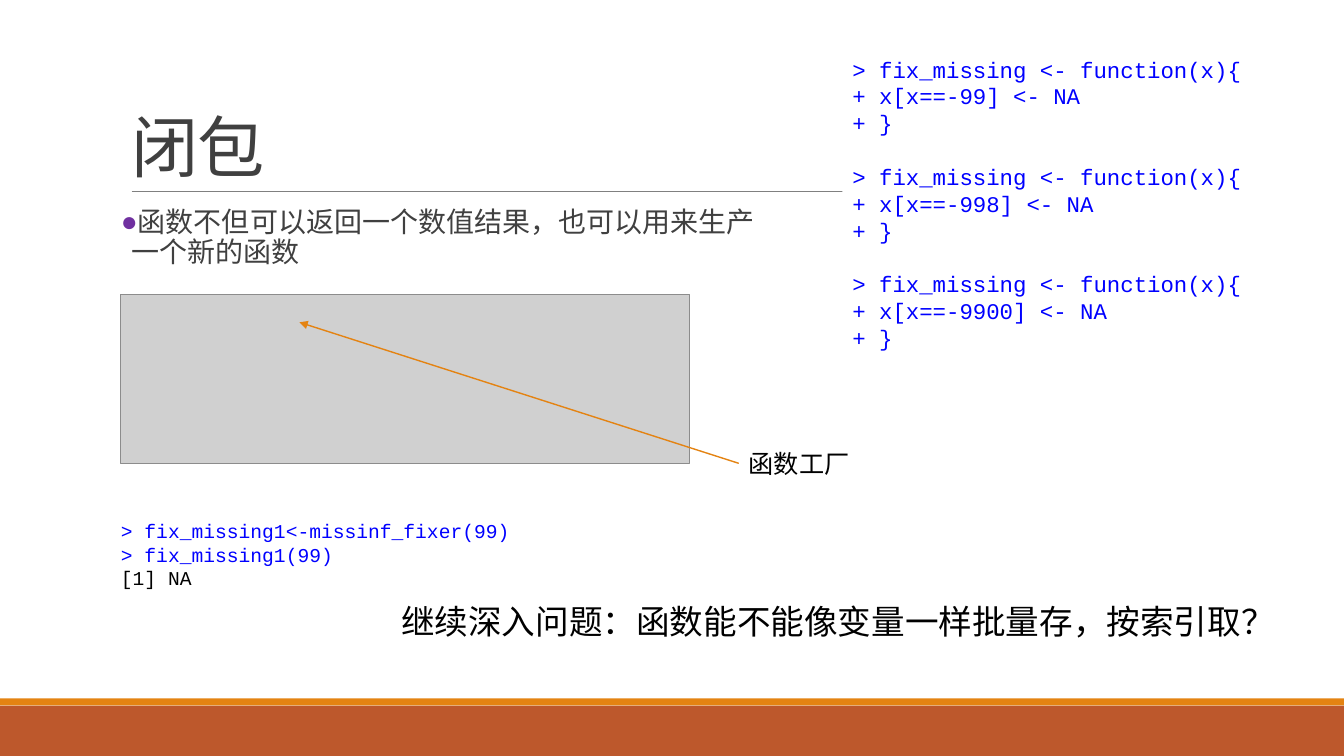
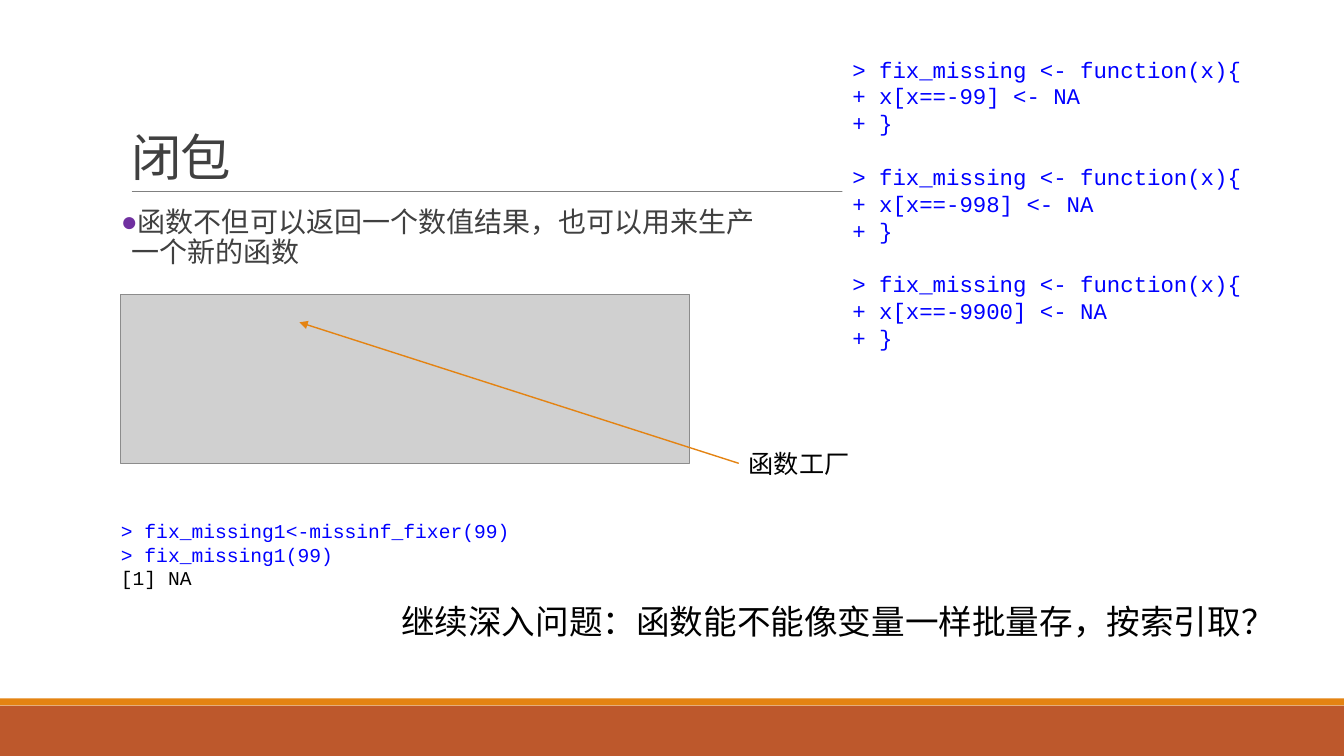
Before and after one commit to exoplanetX/DataAnalytics, a slide deck: slide 10 of 数据分析-6-函数式编程.pptx. Drawn at 1344x756 pixels with LibreOffice and Linux fonts; fonts in the diff are those of the drawing; grey boxes stand for pictures. Boxes give left, top, right and bottom in pixels: in the first picture for what was removed or moved away, otherwise in the second. Text is boxed around its words. In the diff, an @@ line names an element or a change of style, - is before the commit and + after.

```diff
--- a/数据分析-6-函数式编程.pptx
+++ b/数据分析-6-函数式编程.pptx
@@ title "闭包" at box(131, 133, 231, 180): size 48 to 36 pt @@
```
Also in this commit, not shown: 6 other slides changed, 1 slide added, 1 other file.
